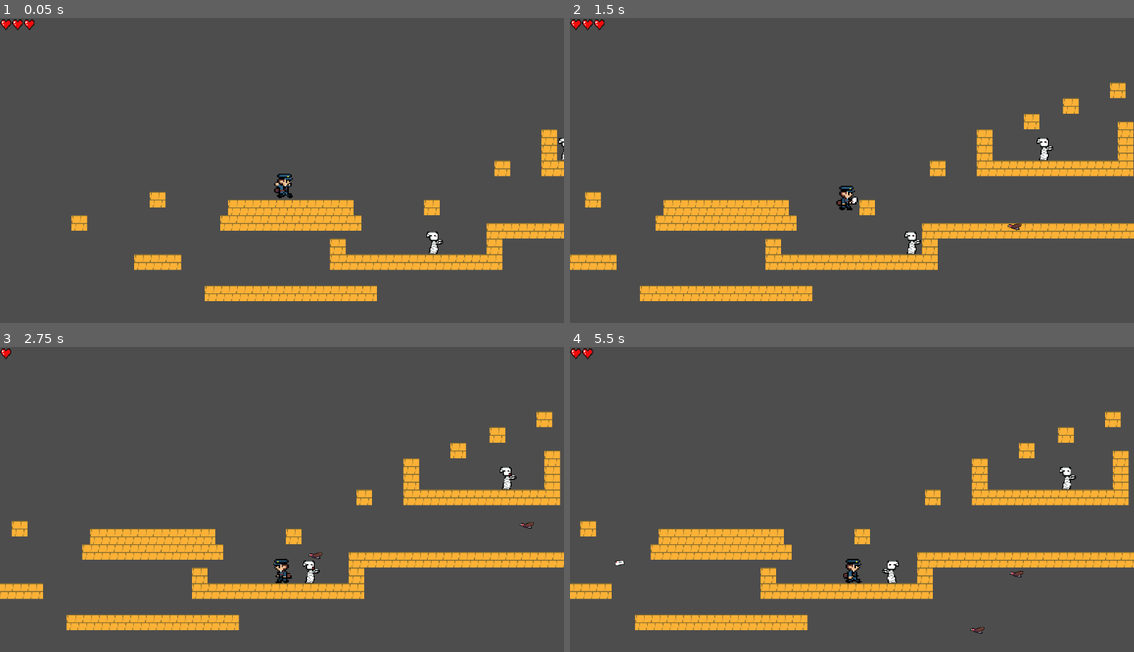
Above: before the commit, frames 1-4 (two rows, left to right).
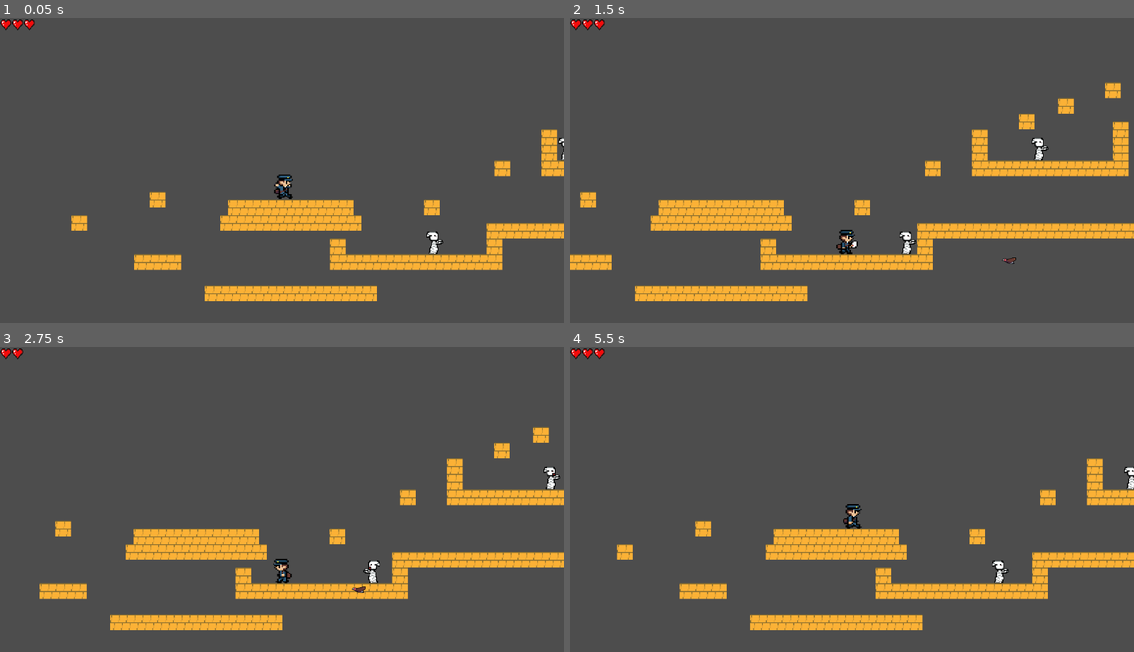
Above: after the commit, the same moments.

Repository: Suukhii/Delivery-through-time
Game: Godot game, scene res://scenes/game.tscn
The game is run twice, just before and just after one commit, with the same random seed, the same clock (stepped at 60 frames per second) and the same inputs.
Inputs:
- Up to frame 1 (0.05 s): no input
- Up to frame 2 (1.5 s): hold Right (move_right) from 0.53 s (still down); tap Space (jump) at 0.6, 0.77, 1.07 s; tap K (shoot_player_projectile) at 1.35 s
- Up to frame 3 (2.75 s): tap Space (jump) at 1.52, 1.55, 1.82, 2.1 s; release Right (move_right) at 2.03 s; hold Left (move_left) from 2.03 s (still down)
- Up to frame 4 (5.5 s): release Left (move_left) at 2.78 s; hold Right (move_right) 2.78-4.28 s; tap K (shoot_player_projectile) at 2.85, 4.35 s; tap Space (jump) at 3.02, 3.05, 3.32, 3.6, 3.77, 4.07, 4.52, 4.55, 4.82, 5.1 s; hold Left (move_left) 4.28-5.03 s; hold Right (move_right) from 5.03 s (still down)

The runs differ from the first frame. In frame 1, 0.1% of the frame differs, in the area x 48-52%, y 51-60%; in frame 2, 4.3%; in frame 3, 9.4%; in frame 4, 15%, in the area x 0-100%, y 0-94%.

Commit message:
Improved jump

Diff:
--- a/scripts/player.gd
+++ b/scripts/player.gd
@@ -10,7 +10,9 @@
 signal hit
 
 const SPEED = 300.0
-const JUMP_VELOCITY = -400.0
+const JUMP_VELOCITY = -500.0
+const GRAVITY = 1000
+const FALL_GRAVITY = 1600
 
 var facing_direction := 1  # 1 = right, -1 = left
 var is_throwing := false
@@ -48,14 +50,24 @@
 	is_throwing = false
 
 
+func return_gravity(velocity: Vector2):
+	if velocity.y < 0:
+		return GRAVITY
+	return FALL_GRAVITY
+
+
 func _physics_process(delta: float) -> void:
 	# Add gravity
 	if not is_on_floor():
-		velocity += get_gravity() * delta
+		velocity.y += return_gravity(velocity) * delta
 
 	# Handle jump
 	if Input.is_action_just_pressed("jump") and is_on_floor():
 		velocity.y = JUMP_VELOCITY
+
+	# Makes jump pressure sensitive
+	if Input.is_action_just_released("jump") and velocity.y < 0 and velocity.y < JUMP_VELOCITY/4:
+		velocity.y = JUMP_VELOCITY / 4
 
 	# Movement
 	var direction := Input.get_axis("move_left", "move_right")
Not shown, added: scenes/game.tscn3540084578.tmp
Not shown, added: scenes/game.tscn3548100261.tmp
Not shown, added: scenes/game.tscn3556451237.tmp
